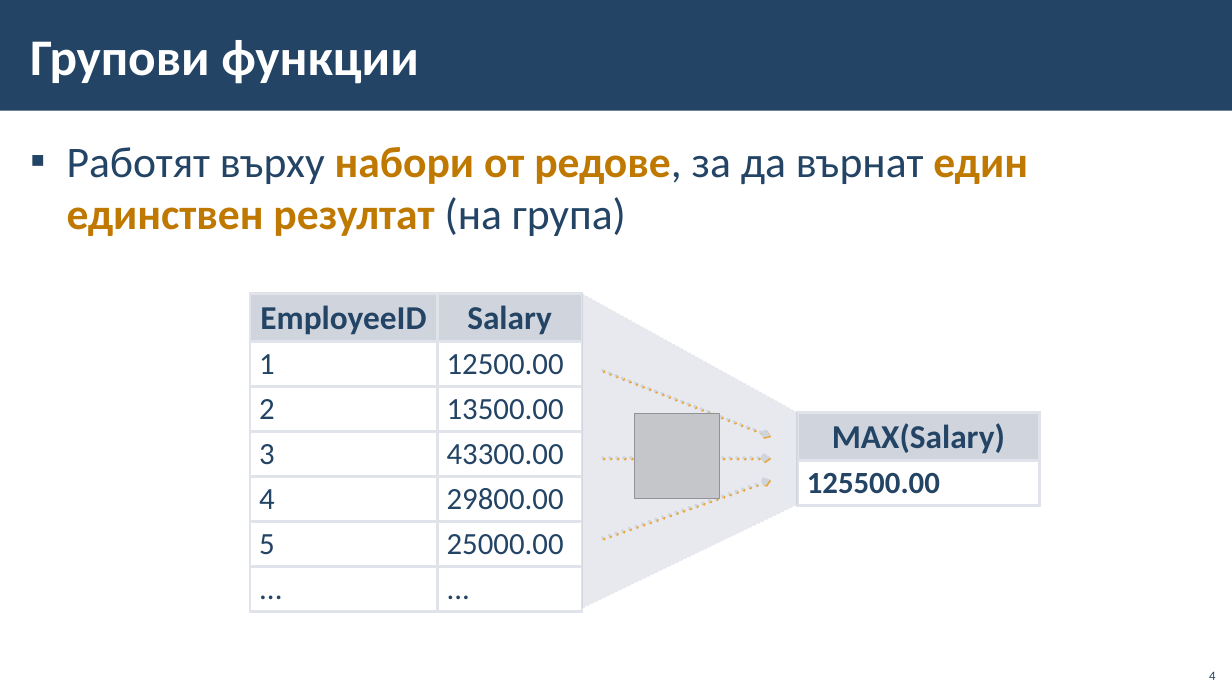
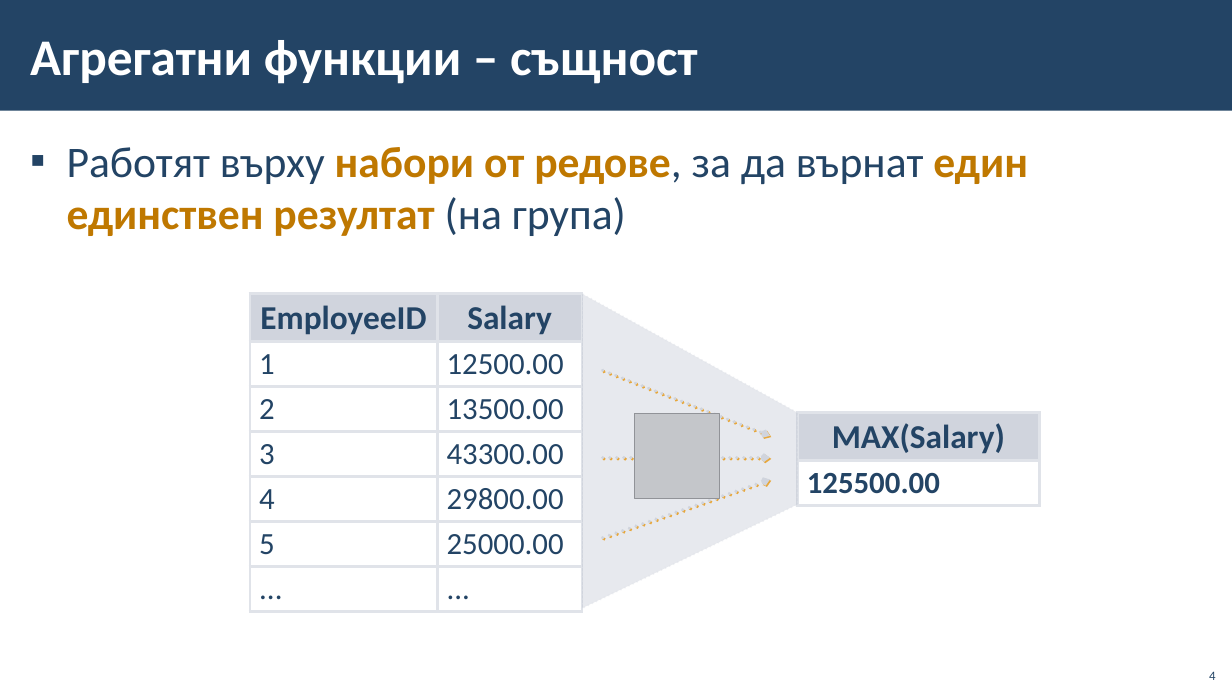
Before and after one commit to BG-IT-Edu/School-Programming, a slide deck: slide 4 of Courses/Software-Sciences/Module-3-Databases-New/11-Group-and-Aggregate-Functions/11-Group-and-Aggregate-Functions.pptx. Drawn at 1232x693 pixels with LibreOffice and Linux fonts; fonts in the diff are those of the drawing; grey boxes stand for pictures; background and template pictures are left out. Boxes give left, top, right and bottom in pixels: in the first picture for what was removed or moved away, otherwise in the second. Text is boxed around its words. In the diff, an @@ line names an element or a change of style, - is before the commit and + after.

```diff
--- a/Courses/Software-Sciences/Module-3-Databases-New/11-Group-and-Aggregate-Functions/11-Group-and-Aggregate-Functions.pptx
+++ b/Courses/Software-Sciences/Module-3-Databases-New/11-Group-and-Aggregate-Functions/11-Group-and-Aggregate-Functions.pptx
@@ title at (x1=30, y1=40, x2=697, y2=84): text changed @@
-Групови функции
+Агрегатни функции – същност
```
Also in this commit, not shown: 9 other slides changed, 1 other file.
